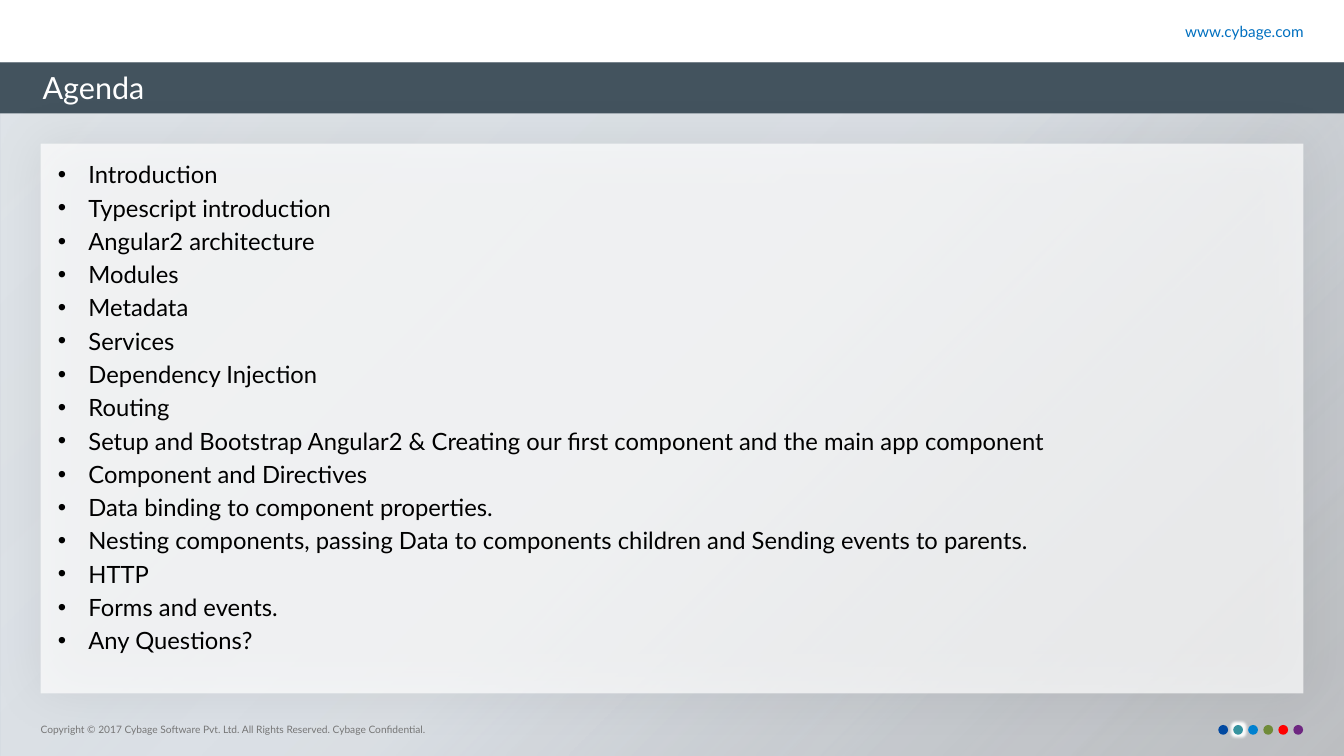
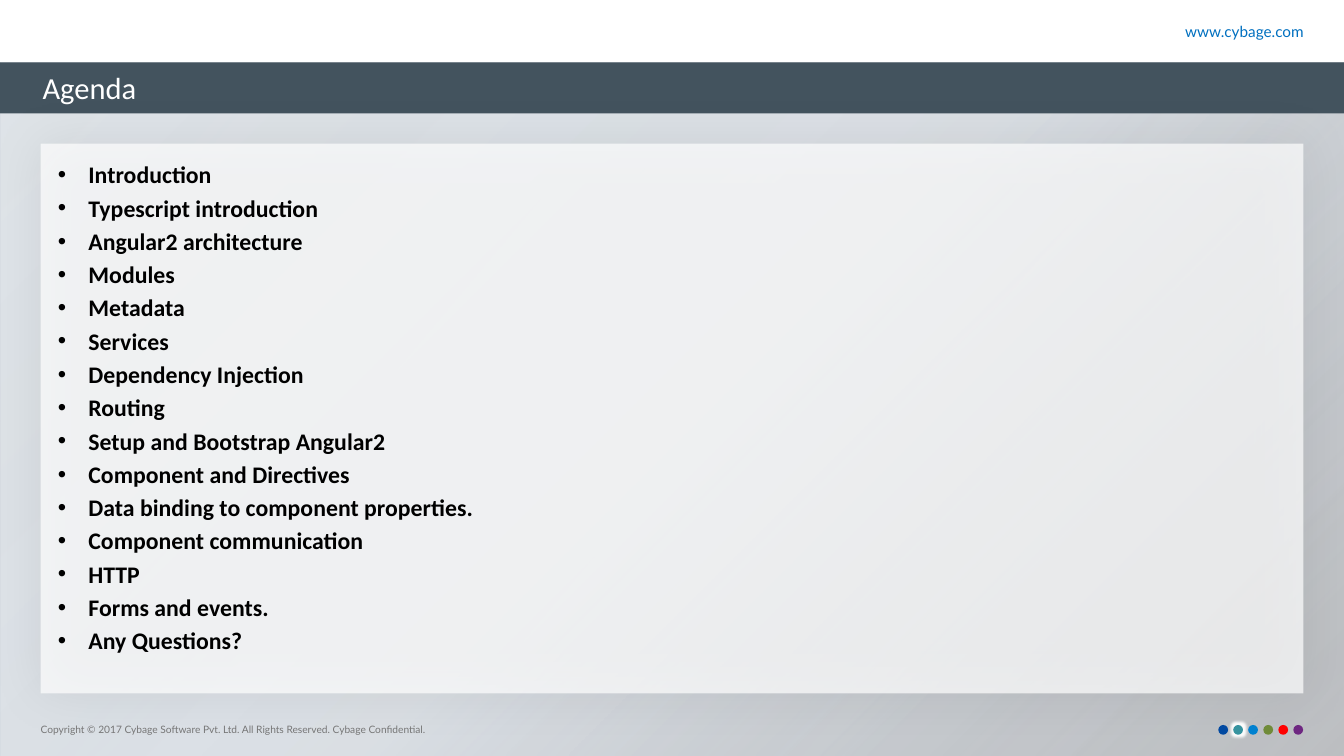
Before and after one commit to nileshpag/ppt, a slide deck: slide 2 of Angular2.pptx. Drawn at 1344x756 pixels with LibreOffice and Linux fonts; fonts in the diff are those of the drawing; background and template pictures are left out. Boxes give left, top, right and bottom in pixels: in the first picture for what was removed or moved away, otherwise in the second. Text is boxed around its words. In the diff, an @@ line names an element or a change of style, - is before the commit and + after.

```diff
--- a/Angular2.pptx
+++ b/Angular2.pptx
@@ title "Agenda" at (43,78,137,105): font Lato to Calibri @@
@@ text at (88,166,473,653): font Lato to Calibri, bold on in "Introduction", "Typescript introduction", "Angular2 architecture", "Modules" and 9 more places @@
@@ text at (88,433,385,454): text changed; font Lato to Calibri; bold on @@
-• Setup and Bootstrap Angular2 & Creating our first component and the main app component
+• Setup and Bootstrap Angular2
@@ text at (88,532,364,553): text changed; font Lato to Calibri; bold on @@
-• Nesting components, passing Data to components children and Sending events to parents.
+• Component communication
```
Also in this commit, not shown: 14 other slides changed, 2 slides removed.
